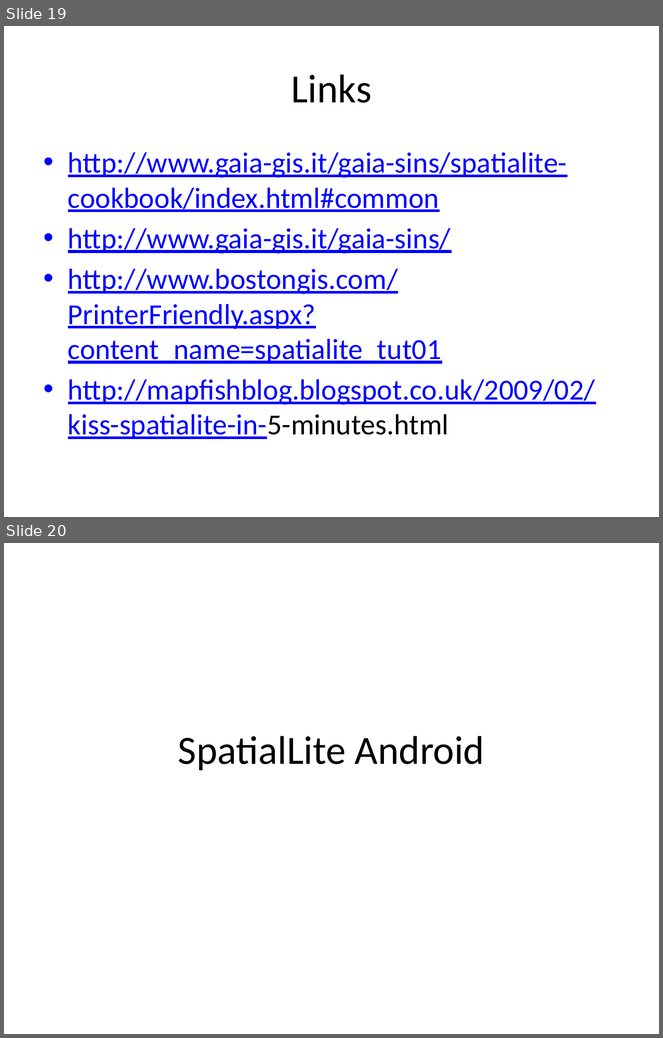
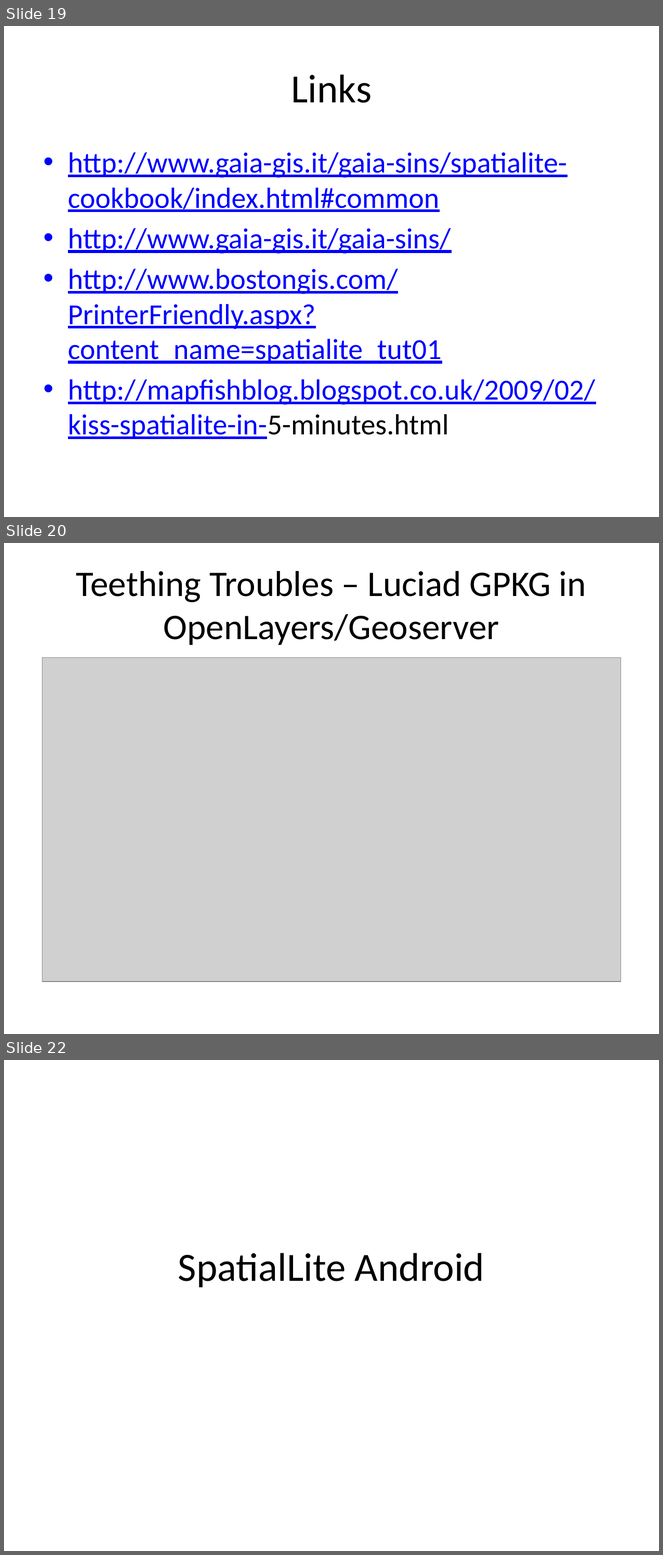
Before and after one commit to mebrookbank/airpic, a slide deck: airpic.pptx. Shown one above the other, each under a label of ours: slides 19 and 20 before the commit, slides 19, 20 and 22 after it; the slides between them are not shown. The pictures are 663x1038 and 663x1555 pixels, drawn with LibreOffice and Linux fonts; fonts in the diff are those of the drawing; grey boxes stand for pictures. Boxes give left, top, right and bottom in pixels: in the first picture for what was removed or moved away, otherwise in the second. Text is boxed around its words. In the diff, an @@ line names an element or a change of style, - is before the commit and + after.

Commit message:
Added Luciad screen shot

```diff
--- a/airpic.pptx
+++ b/airpic.pptx
@@ slide 20 added at bbox=[4, 543, 659, 1034], background #FFFFFF @@
@@ title added at bbox=[76, 571, 586, 645], 39.6 pt, text #000000 @@
+Teething Troubles – Luciad GPKG in OpenLayers/Geoserver
@@ picture added at bbox=[42, 657, 621, 982] @@
@@ what was slide 20 is now slide 22 @@
```
Also in this commit, not shown: 1 other slide added.
